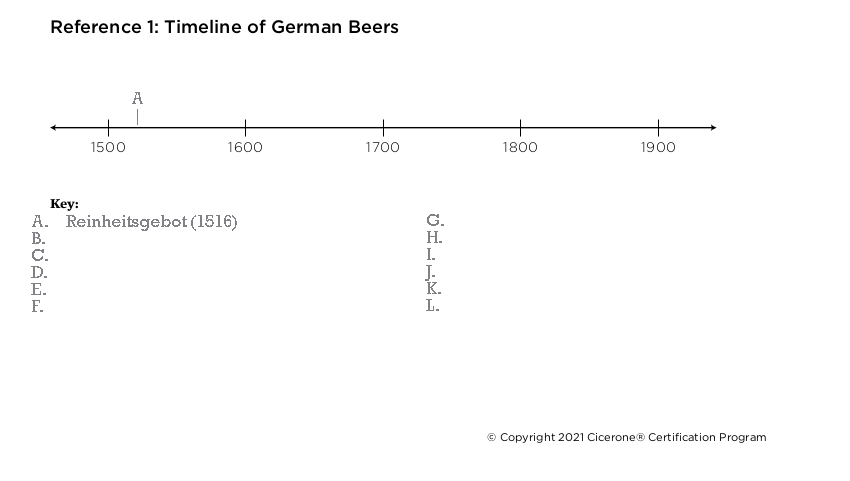
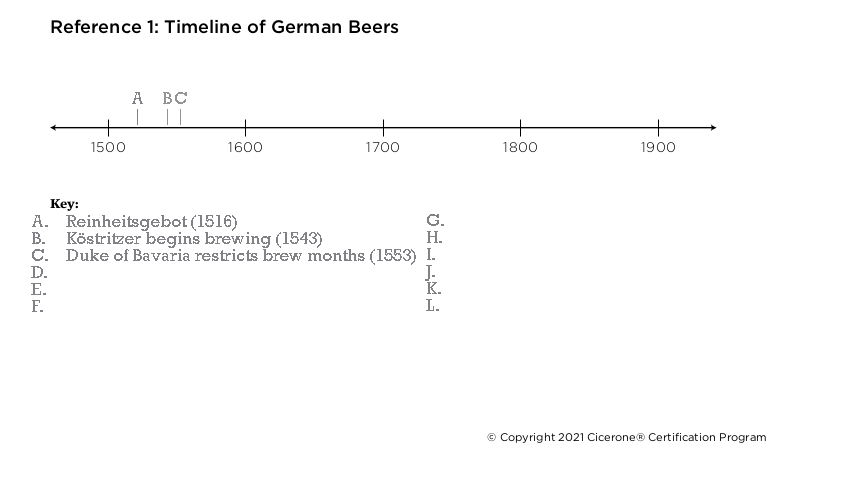
Two versions of the same layered image (850 × 481). Layer-by-layer changes:
painted on "A. Reinheitsgebot (1516) ..." over [66, 232, 416, 265]
added layer "C ..." in group "Letters" over [175, 92, 187, 125]
added layer "B ..." in group "Letters" over [163, 92, 172, 125]
